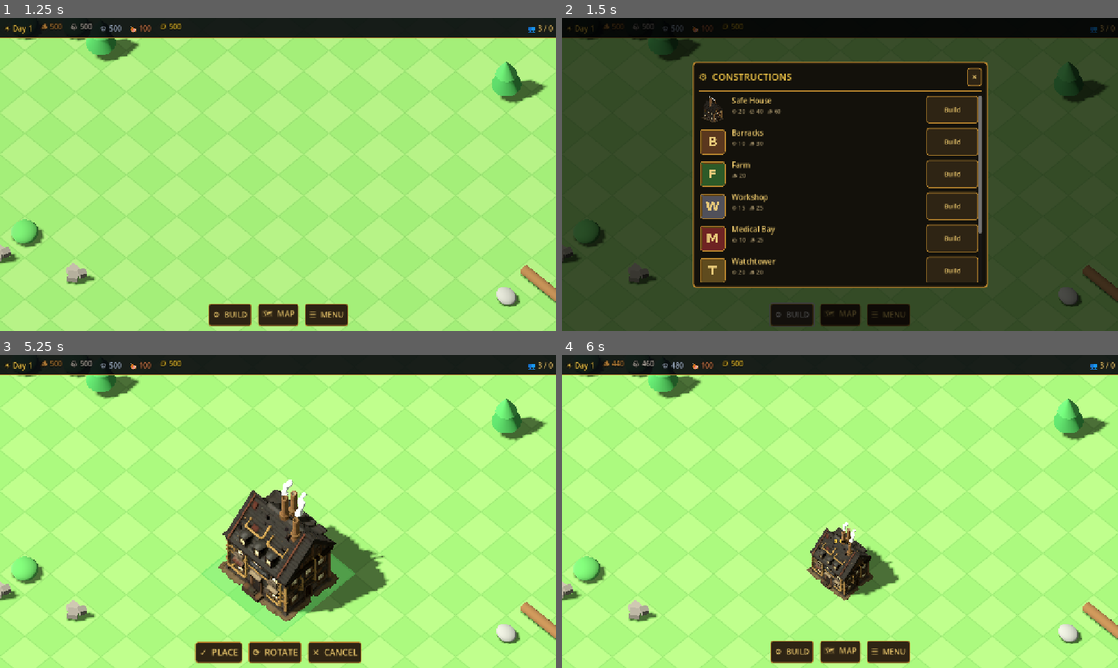
Above: before the commit, frames 1-4 (two rows, left to right).
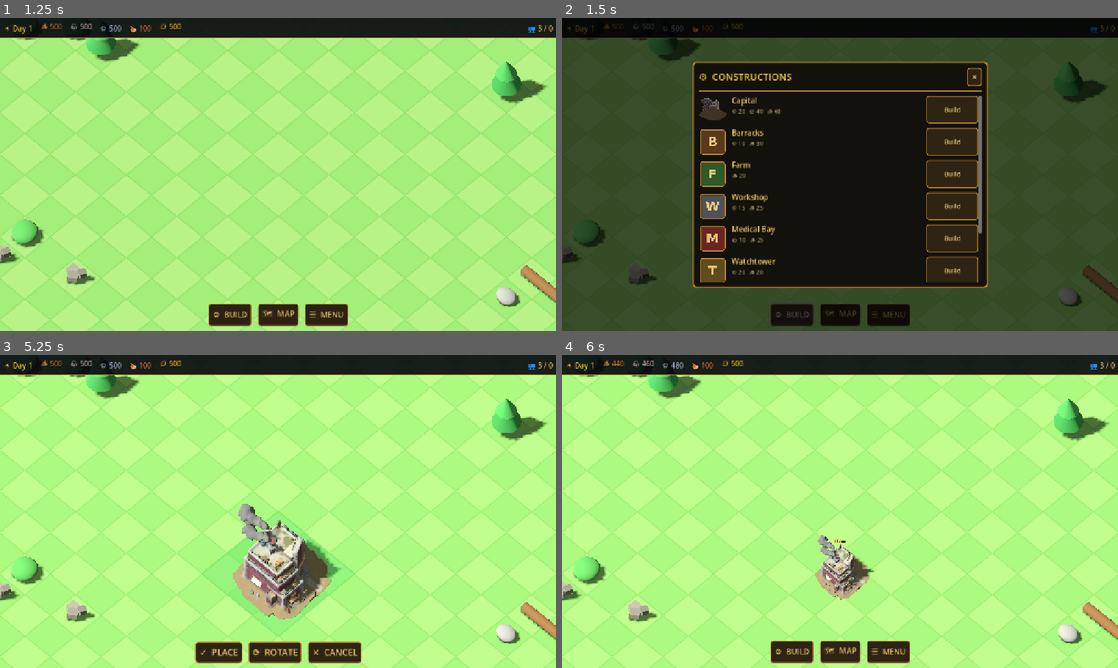
Above: after the commit, the same moments.

Repository: doyler34/zombie-outbreak
Game: Godot game, scene res://scenes/main/main_menu.tscn
The game is run twice, just before and just after one commit, with the same random seed, the same clock (stepped at 60 frames per second) and the same inputs.
Inputs:
- Up to frame 1 (1.25 s): click "New Game" at 0.5 s
- Up to frame 2 (1.5 s): click "⚙ BUILD" at 1.25 s
- Up to frame 3 (5.25 s): click "✕" at 2 s; click "🗺 MAP" at 2.75 s; click "✕" at 3.5 s; click "⚙ BUILD" at 4.25 s; click "Build" at 5 s
- Up to frame 4 (6 s): click "✓ PLACE" at 5.75 s

Frame 1 is identical in both runs. In frame 2, 0.3% of the frame differs, in the area x 24-38%, y 24-34%; in frame 3, 7.7%, in the area x 39-70%, y 39-86%; in frame 4, 2.3%.

Commit message:
Replace Safe House assets with the new Capital building model
- New capital.glb (fortified brick compound on its own plot) is now the
  only asset for the settlement's main building; ModelFactory fits it
  to the full 3x3 plot and grounds it, so it stands at world scale.
- Deleted the two superseded assets: the old safe_house.glb model and
  the pre-rendered shelter.png sprite.
- Build-menu icon re-rendered from the new model (capital.png).
- Renamed the building's display name to "Capital" (id stays
  "safe_house" so existing saves keep working).

Co-Authored-By: Claude Fable 5 <noreply@anthropic.com>
Claude-Session: https://claude.ai/code/session_01TjvaqpK65WbDvVxtoPA6vx

Diff:
--- a/data/buildings/safe_house.tres
+++ b/data/buildings/safe_house.tres
@@ -1,15 +1,15 @@
 [gd_resource type="Resource" script_class="BuildingDefinition" load_steps=4 format=3]
 
 [ext_resource type="Script" path="res://scripts/resources/building_definition.gd" id="1"]
-[ext_resource type="Texture2D" path="res://assets/textures/buildings/shelter.png" id="2"]
-[ext_resource type="PackedScene" path="res://assets/models/safe_house.glb" id="3"]
+[ext_resource type="Texture2D" path="res://assets/textures/buildings/capital.png" id="2"]
+[ext_resource type="PackedScene" path="res://assets/models/capital.glb" id="3"]
 
 [resource]
 script = ExtResource("1")
 model = ExtResource("3")
 id = "safe_house"
-display_name = "Safe House"
-description = "A fortified manor converted into survivor quarters. The pipes still hiss and the lights still burn."
+display_name = "Capital"
+description = "The fortified heart of the settlement. Every wall you raise answers to this roof."
 texture = ExtResource("2")
 grid_size = Vector2i(3, 3)
 max_level = 4
Binary file added: assets/models/capital.glb
Binary file removed: assets/models/safe_house.glb
Binary file added: assets/textures/buildings/capital.png
Binary file removed: assets/textures/buildings/shelter.png
